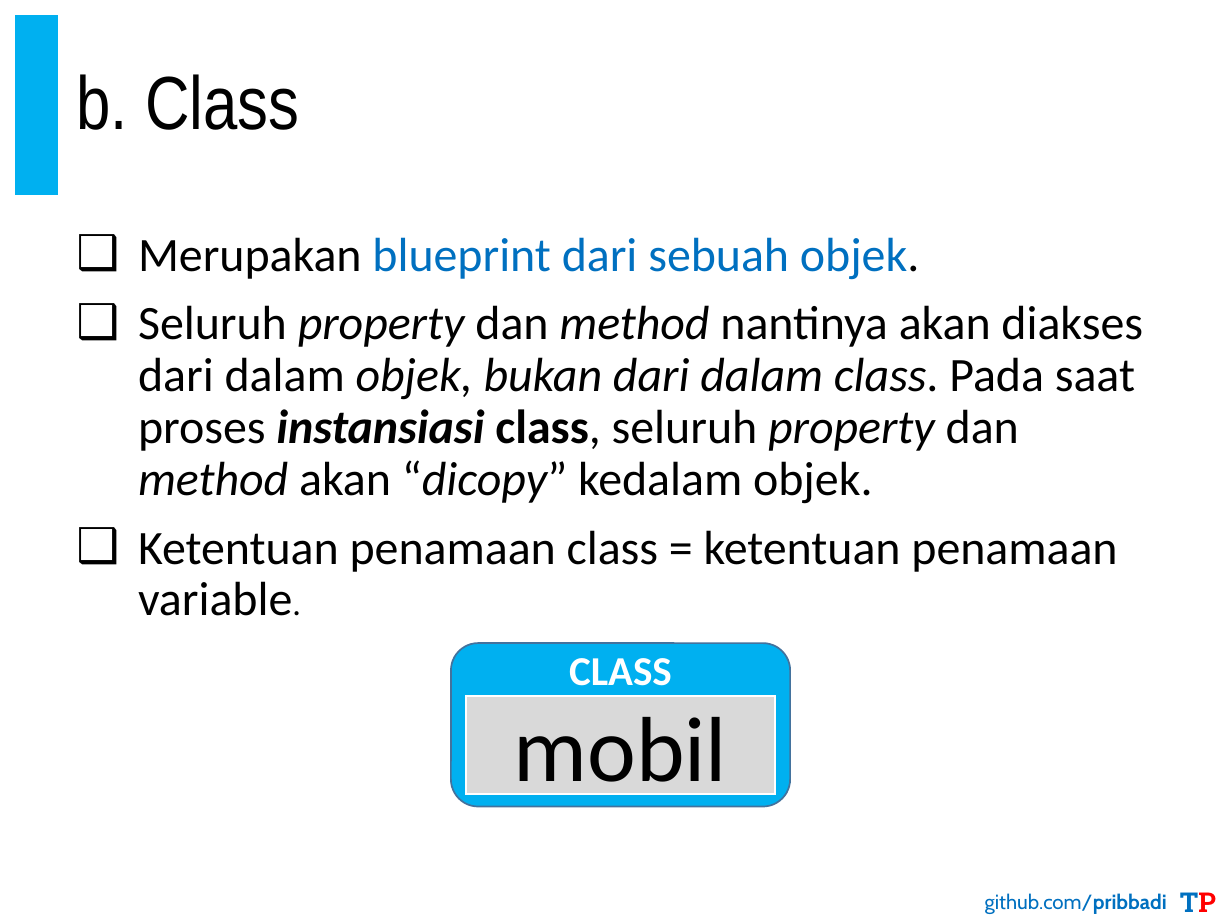
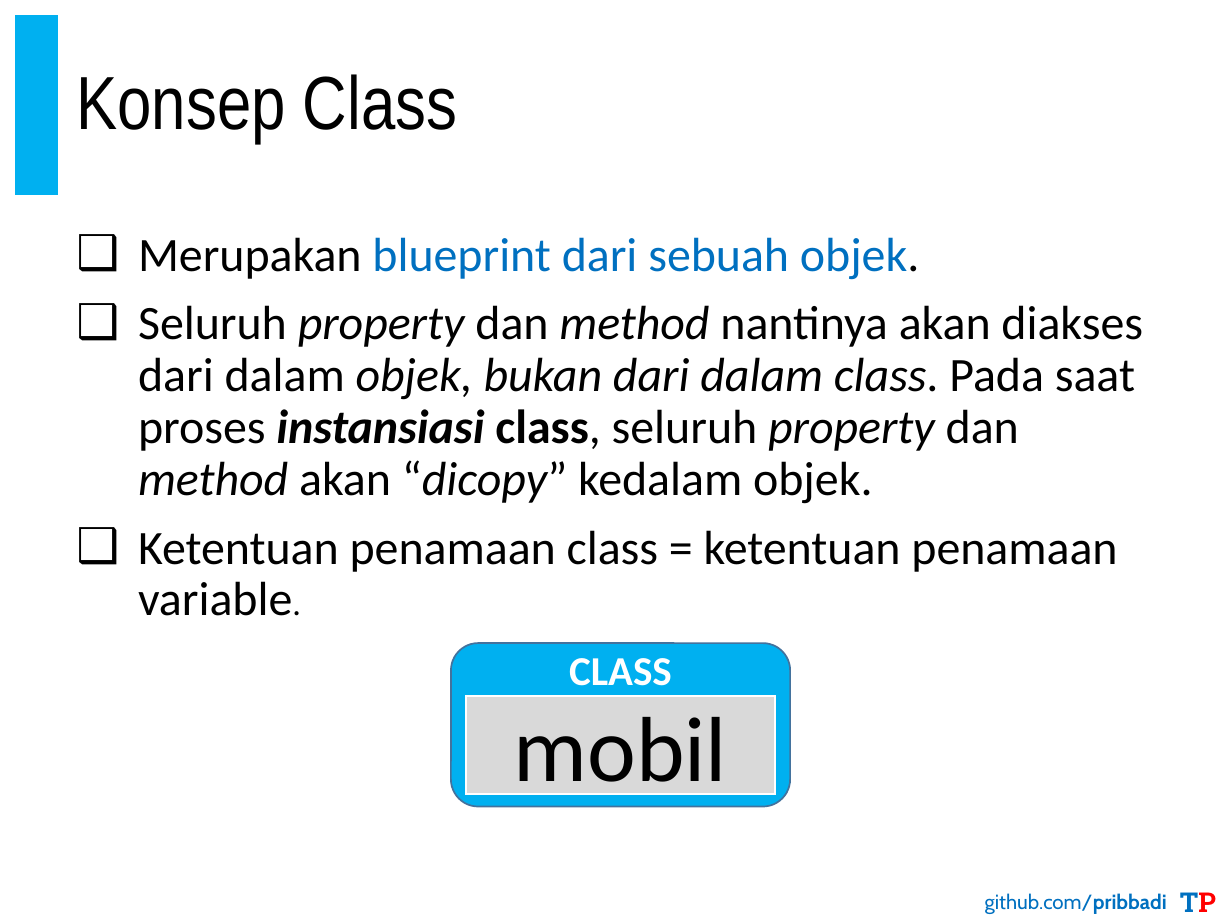
Before and after one commit to pribbadi/PBO-TI20192020-3-4, a slide deck: slide 9 of 1. Bahan Ajar/PribadiTeguh-PBO-TI20192020-3-4-03.Pengenalan Pemrograman PBO.pptx (slide 8 before the commit). Drawn at 1232x924 pixels with LibreOffice and Linux fonts; fonts in the diff are those of the drawing. Boxes give left, top, right and bottom in pixels: in the first picture for what was removed or moved away, otherwise in the second. Text is boxed around its words. In the diff, an @@ line names an element or a change of style, - is before the commit and + after.

```diff
--- a/1. Bahan Ajar/PribadiTeguh-PBO-TI20192020-3-4-03.Pengenalan Pemrograman PBO.pptx
+++ b/1. Bahan Ajar/PribadiTeguh-PBO-TI20192020-3-4-03.Pengenalan Pemrograman PBO.pptx
@@ title at box(76, 74, 457, 143): text changed @@
-b. Class
+Konsep Class
```
Also in this commit, not shown: 6 other slides changed, 4 slides added, 13 slides removed, 43 other files.
